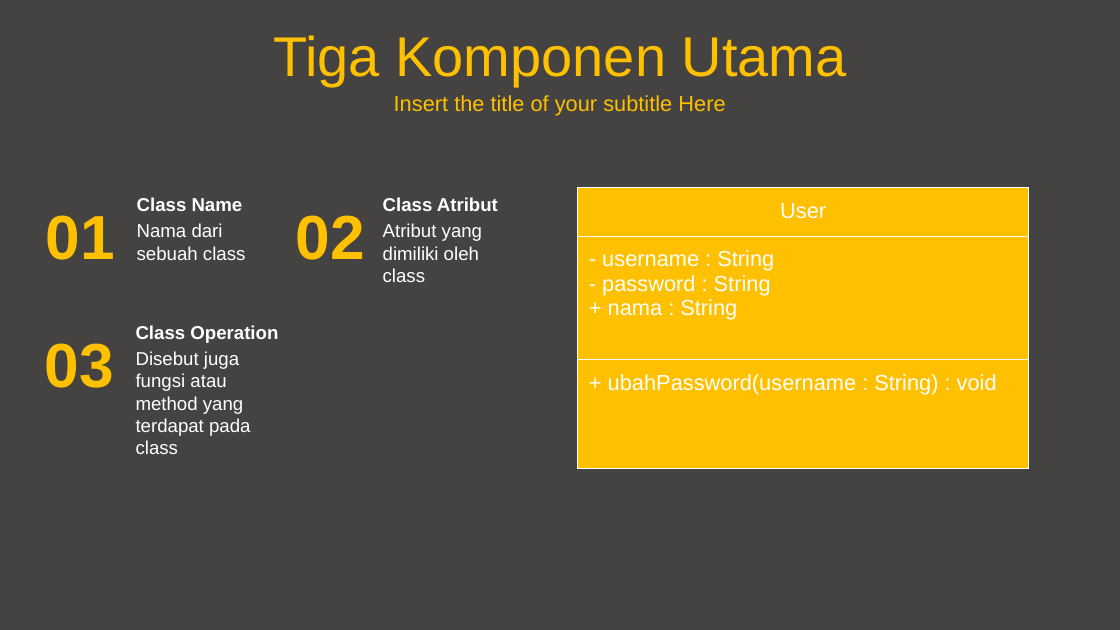
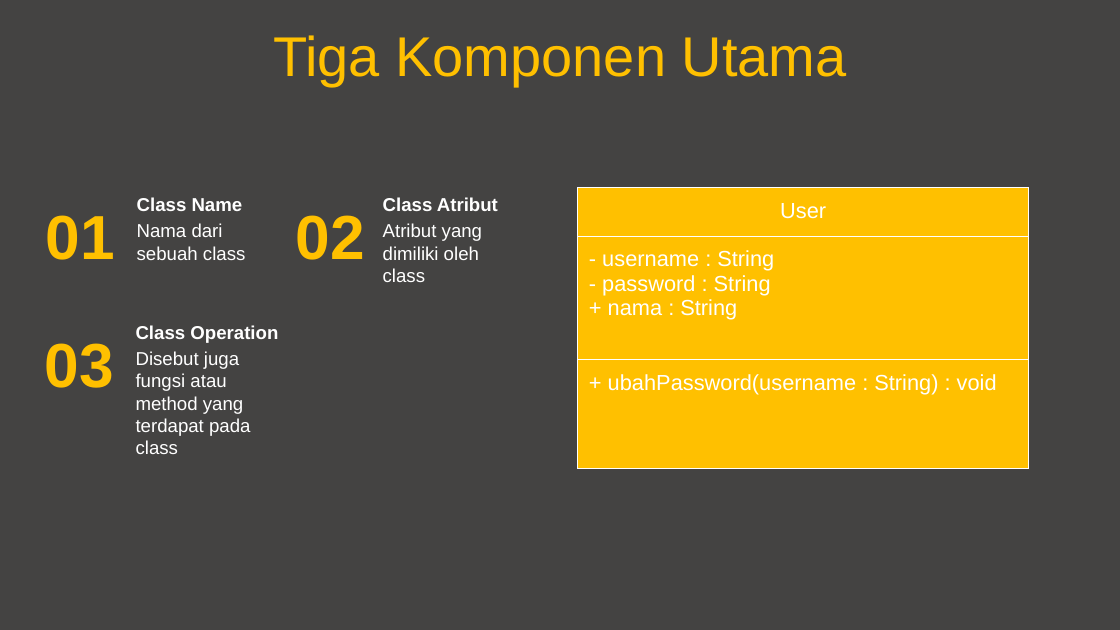
Before and after one commit to farhanalmoza/semester4, a slide deck: slide 6 of ADS/Tugas/Class Diagram - ADS.pptx. Drawn at 1120x630 pixels with LibreOffice and Linux fonts; fonts in the diff are those of the drawing. Boxes give left, top, right and bottom in pixels: in the first picture for what was removed or moved away, otherwise in the second. Text is boxed around its words. In the diff, an @@ line names an element or a change of style, - is before the commit and + after.

```diff
--- a/ADS/Tugas/Class Diagram - ADS.pptx
+++ b/ADS/Tugas/Class Diagram - ADS.pptx
@@ text removed at (x1=394, y1=95, x2=725, y2=116) @@
-Insert the title of your subtitle Here
```
Also in this commit, not shown: 1 other slide changed, 7 other files.
